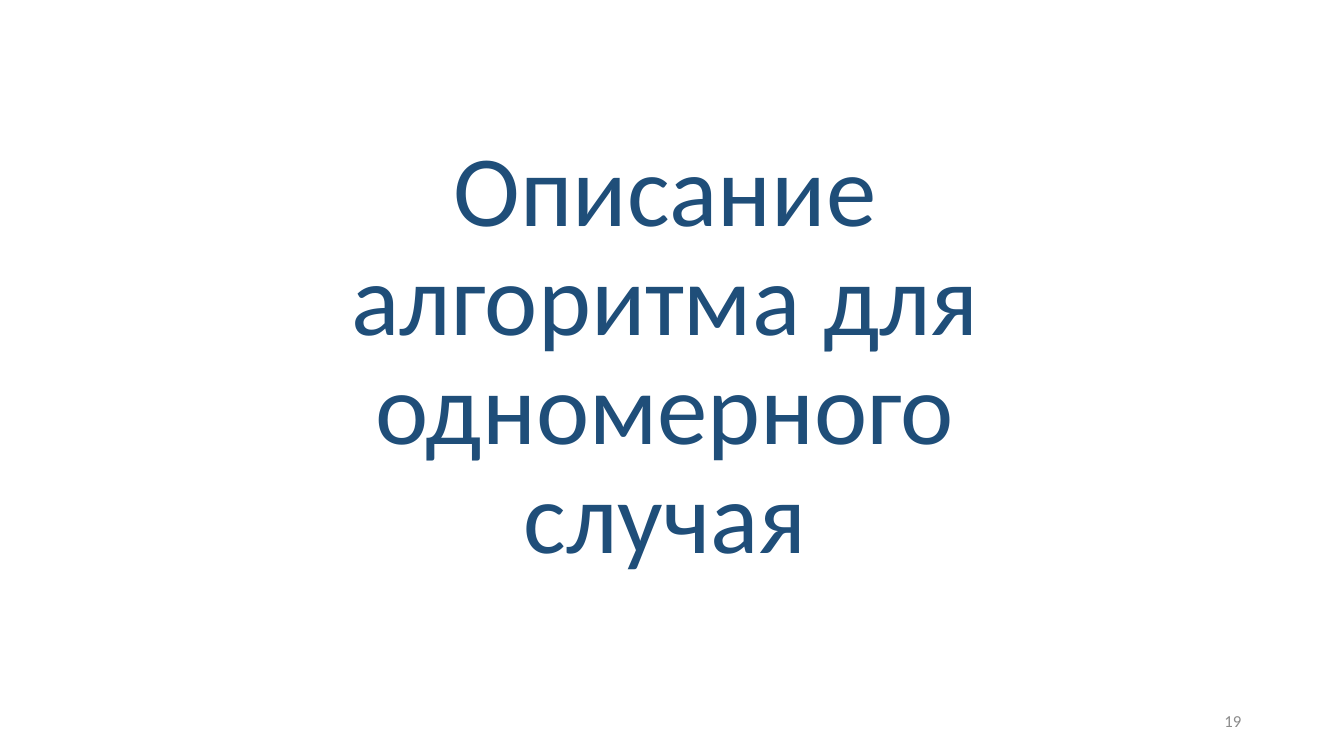
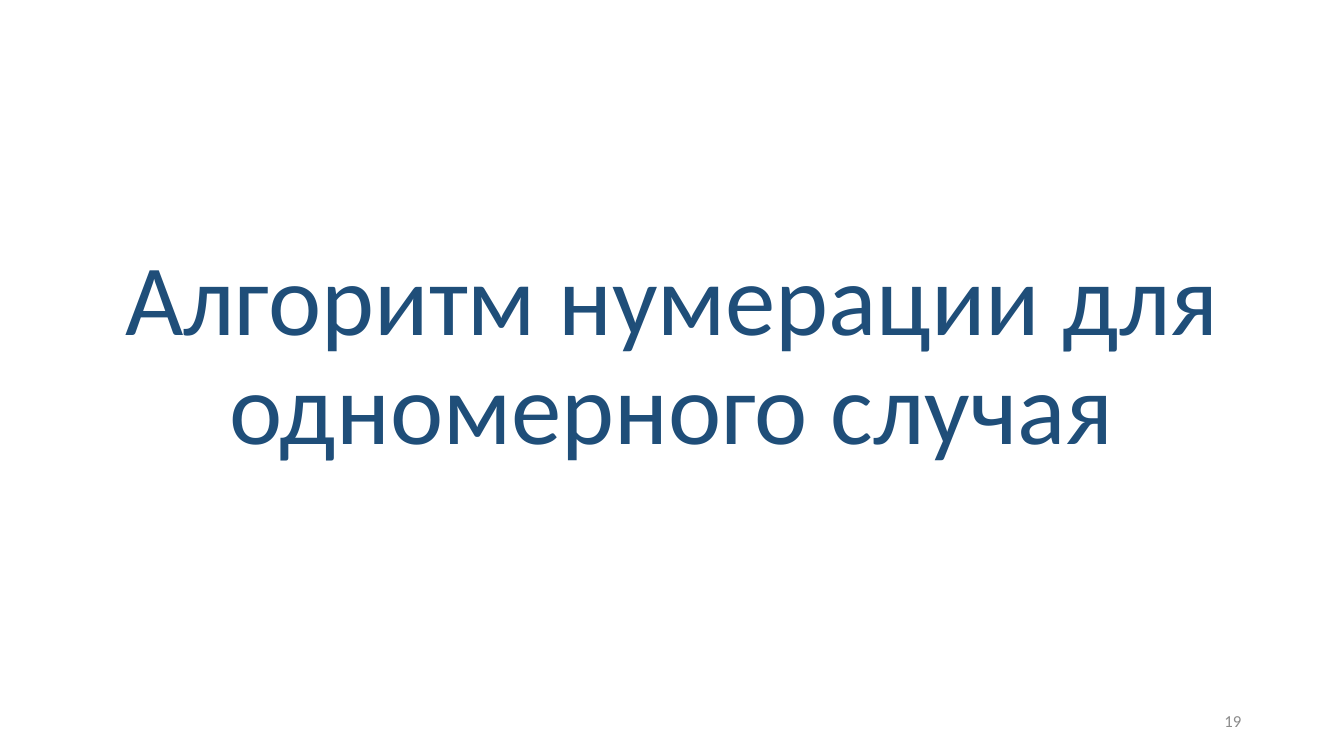
Before and after one commit to Linserous/NumericalGridGeneration, a slide deck: slide 19 of docs/Презентация v0.8.1.pptx. Drawn at 1344x756 pixels with LibreOffice and Linux fonts; fonts in the diff are those of the drawing. Boxes give left, top, right and bottom in pixels: in the first picture for what was removed or moved away, otherwise in the second. Text is boxed around its words. In the diff, an @@ line names an element or a change of style, - is before the commit and + after.

```diff
--- a/docs/Презентация v0.8.1.pptx
+++ b/docs/Презентация v0.8.1.pptx
@@ text at bbox=[125, 270, 1218, 461]: text changed @@
-Описание алгоритма для одномерного случая
+Алгоритм нумерации для одномерного случая
```
Also in this commit, not shown: 9 other slides changed, 1 slide removed.
